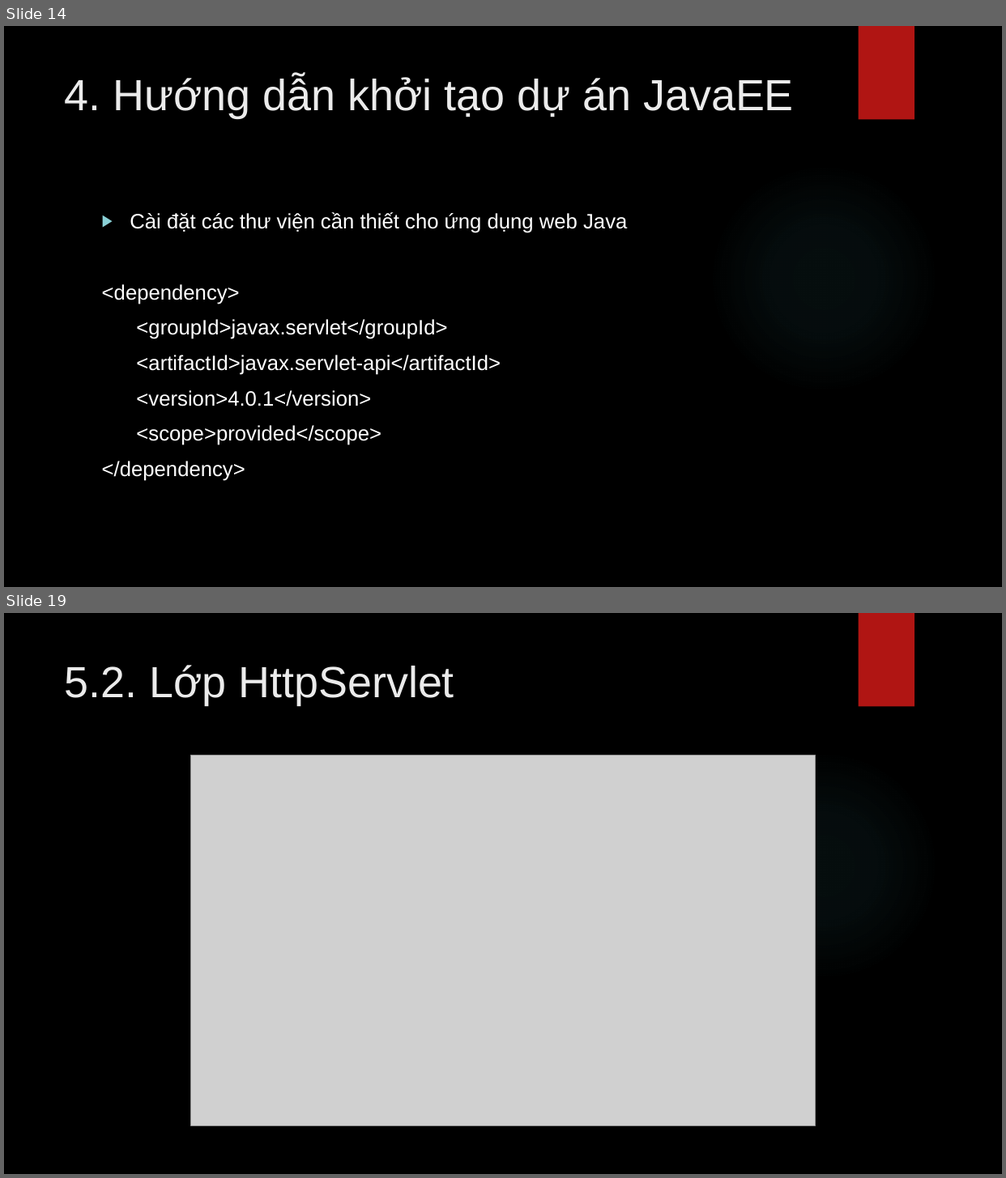
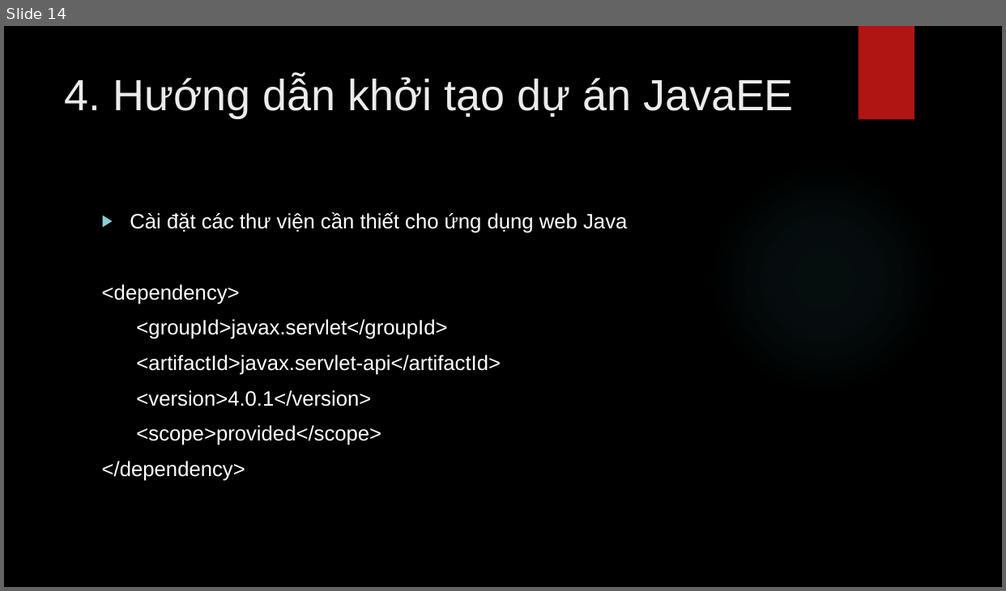
Before and after one commit to lequochai26/GDUTraining_Basic_Java_Web_Development, a slide deck: Slides/Day_7_1.pptx. Shown one above the other, each under a label of ours: slides 14 and 19 before the commit, slide 14 after it; the slides between them are not shown. The pictures are 1006x1178 and 1006x591 pixels, drawn with LibreOffice and Linux fonts; fonts in the diff are those of the drawing; grey boxes stand for pictures; background and template pictures are left out. Boxes give left, top, right and bottom in pixels: in the first picture for what was removed or moved away, otherwise in the second. Text is boxed around its words. In the diff, an @@ line names an element or a change of style, - is before the commit and + after.

```diff
--- a/Slides/Day_7_1.pptx
+++ b/Slides/Day_7_1.pptx
@@ slide 19 removed at [4,613,1002,1174], background picture (left out); not listed: 2 template elements that a slide beside it also shows @@
@@ title removed at [65,665,454,705] @@
-5.2. Lớp HttpServlet
@@ picture removed at [191,756,816,1126] @@
```
Also in this commit, not shown: 15 other slides removed, 2 other files.
